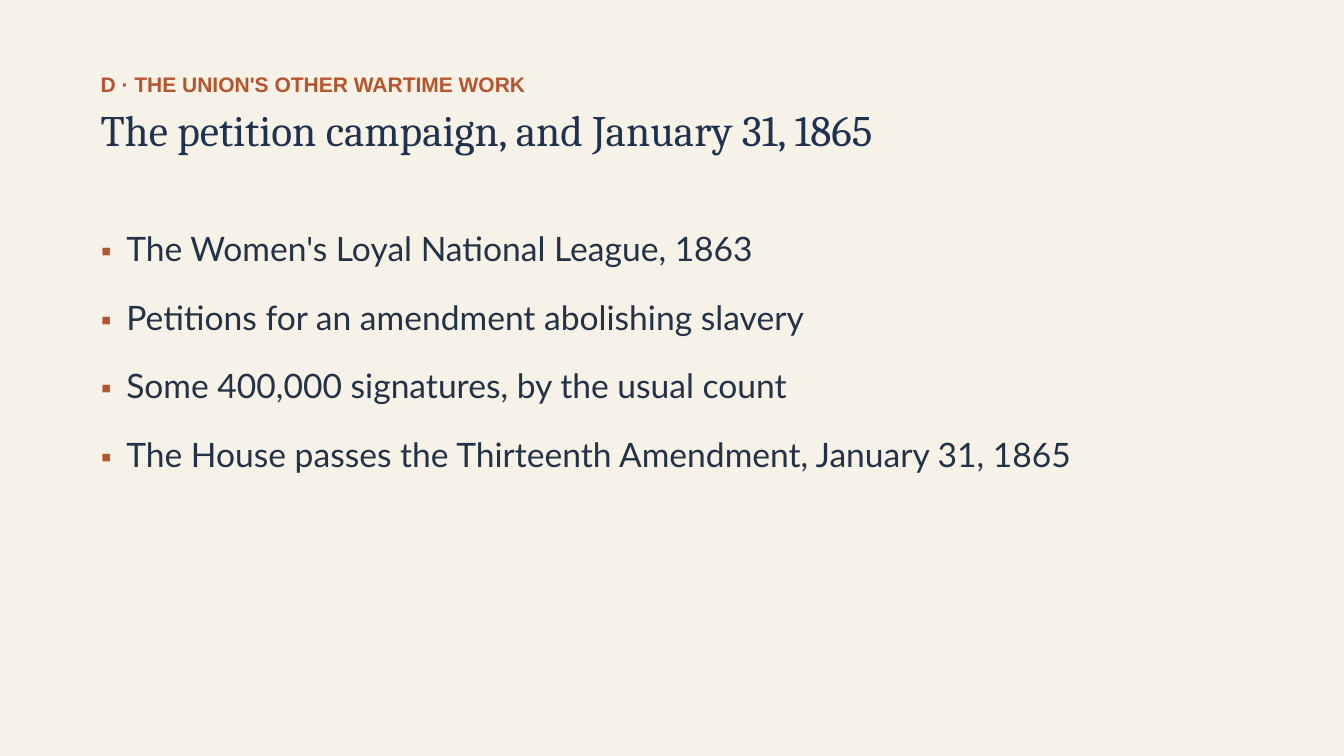
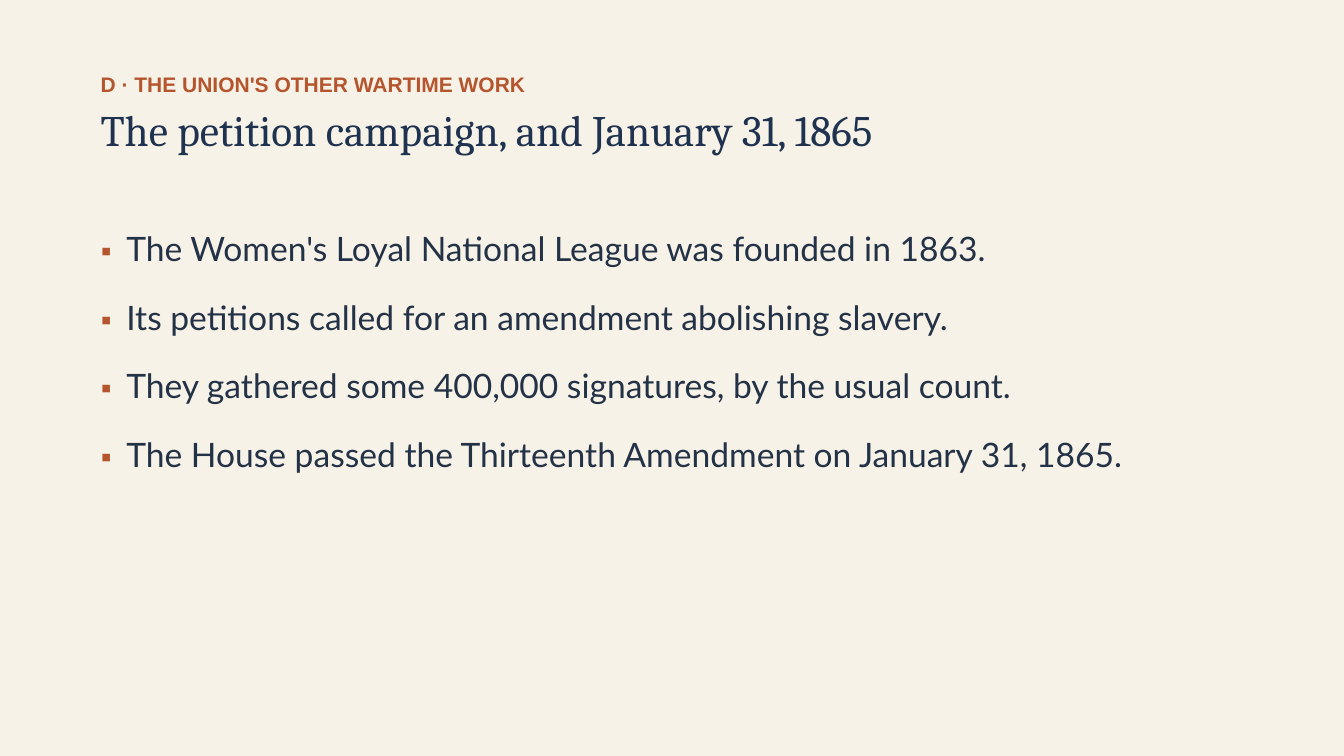
Before and after one commit to ab17gthb/humanities-curriculum-group, a slide deck: slide 15 of sectional-crisis/lesson-08/lesson-08-slides.pptx. Drawn at 1344x756 pixels with LibreOffice and Linux fonts; fonts in the diff are those of the drawing. Boxes give left, top, right and bottom in pixels: in the first picture for what was removed or moved away, otherwise in the second. Text is boxed around its words. In the diff, an @@ line names an element or a change of style, - is before the commit and + after.

```diff
--- a/sectional-crisis/lesson-08/lesson-08-slides.pptx
+++ b/sectional-crisis/lesson-08/lesson-08-slides.pptx
@@ text at (126,236,1122,473): text changed @@
-▪ The Women's Loyal National League, 1863
-▪ Petitions for an amendment abolishing slavery
-▪ Some 400,000 signatures, by the usual count
-▪ The House passes the Thirteenth Amendment, January 31, 1865
+▪ The Women's Loyal National League was founded in 1863.
+▪ Its petitions called for an amendment abolishing slavery.
+▪ They gathered some 400,000 signatures, by the usual count.
+▪ The House passed the Thirteenth Amendment on January 31, 1865.
```
Also in this commit, not shown: 11 other slides changed, 6 other files.
